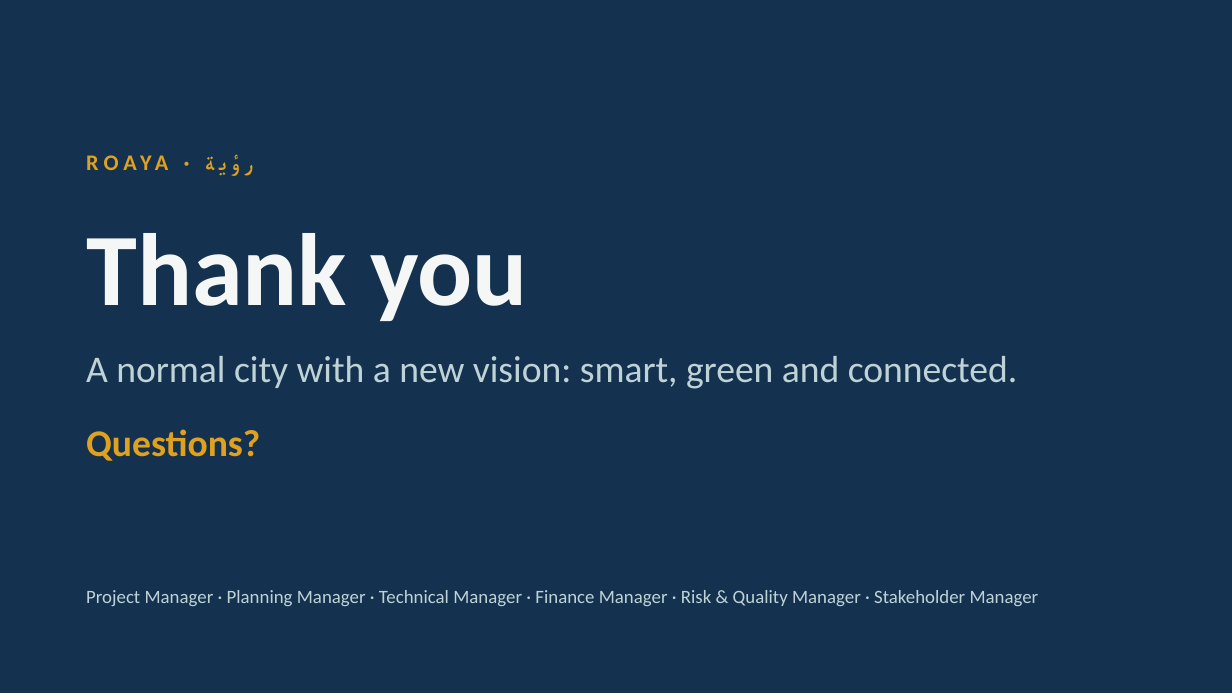
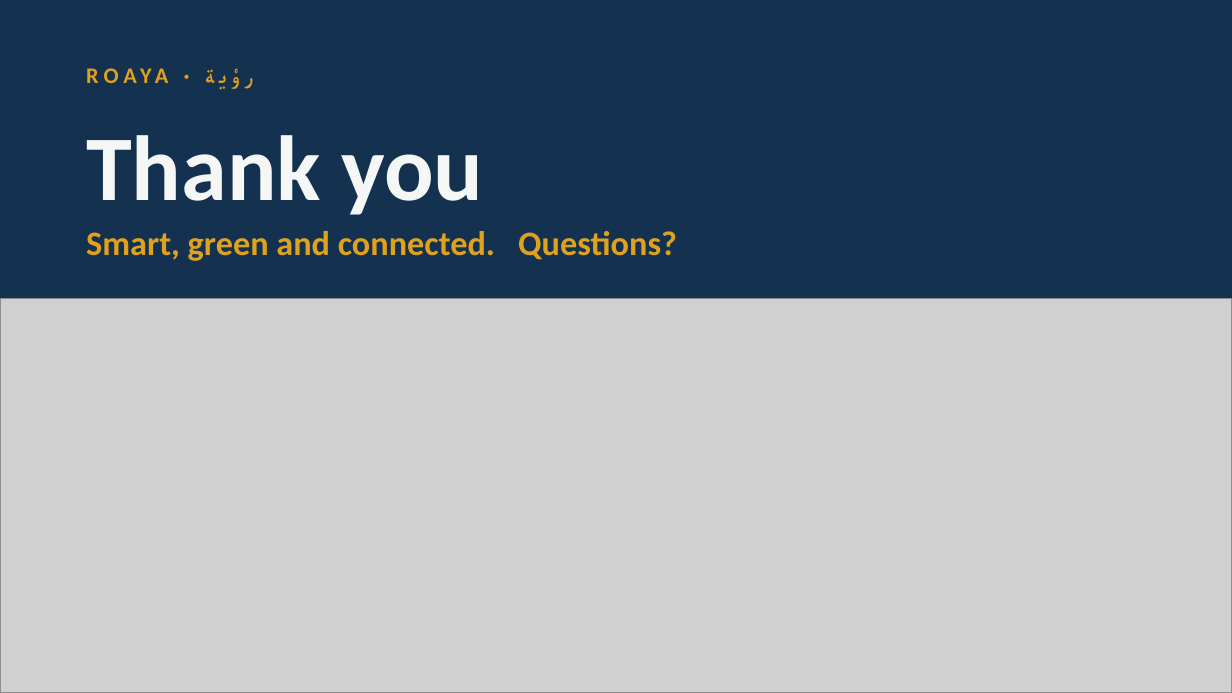
Before and after one commit to RahmaOshba/RahmaOshba, a slide deck: slide 15 of Roaya_Final/Roaya_Final_Presentation.pptx (slide 11 before the commit). Drawn at 1232x693 pixels with LibreOffice and Linux fonts; fonts in the diff are those of the drawing; grey boxes stand for pictures. Boxes give left, top, right and bottom in pixels: in the first picture for what was removed or moved away, otherwise in the second. Text is boxed around its words. In the diff, an @@ line names an element or a change of style, - is before the commit and + after.

```diff
--- a/Roaya_Final/Roaya_Final_Presentation.pptx
+++ b/Roaya_Final/Roaya_Final_Presentation.pptx
@@ text "ROAYA · رؤية": place and size @@
-text "ROAYA · رؤية" at [86, 148, 1146, 191]
+text "ROAYA · رؤية" at [86, 62, 1146, 105]
@@ text "Thank you": place and size @@
-text "Thank you" at [86, 233, 528, 321]
+text "Thank you" at [86, 135, 484, 215]
@@ text "Thank you" at [86, 135, 484, 215]: size 60 to 54 pt @@
@@ text at [86, 231, 677, 261]: text changed; size 22 to 20 pt; text colour #BFD3D6 to #E0A21E; bold on @@
-A normal city with a new vision: smart, green and connected.
+Smart, green and connected. Questions?
@@ picture added at [0, 298, 1232, 692] @@
@@ text removed at [86, 429, 260, 461] @@
-Questions?
@@ text removed at [86, 590, 1039, 606] @@
-Project Manager · Planning Manager · Technical Manager · Finance Manager · Risk & Quality Manager · Stakeholder Manager
```
Also in this commit, not shown: 5 other slides changed, 9 slides added, 5 slides removed, 1 other file.
